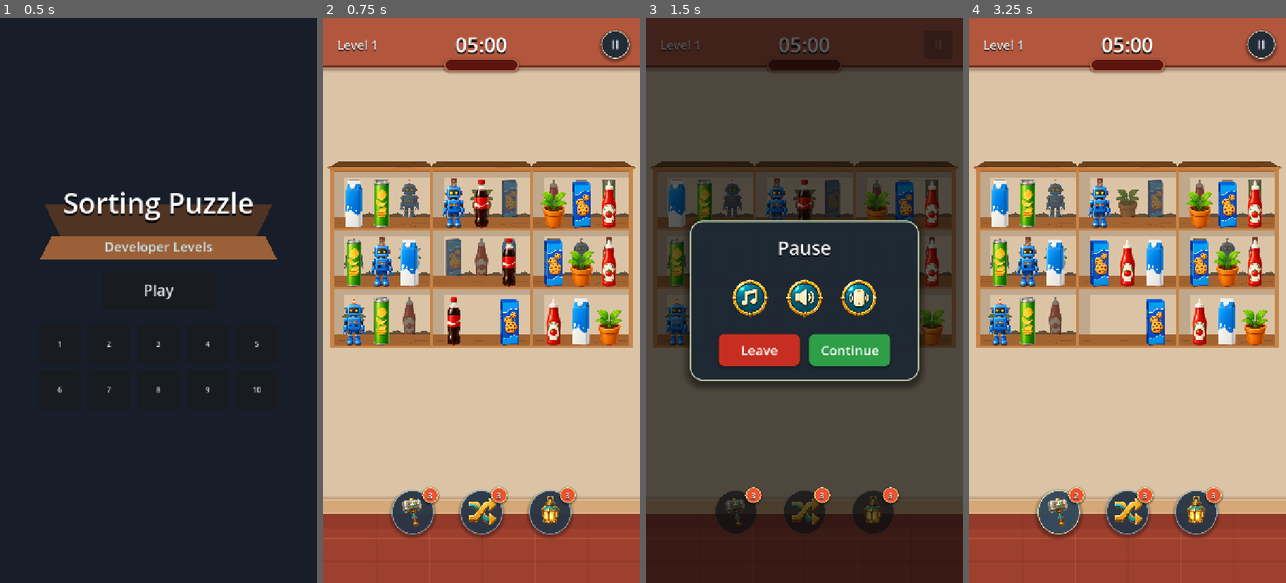
Above: before the commit, frames 1-4 (left to right).
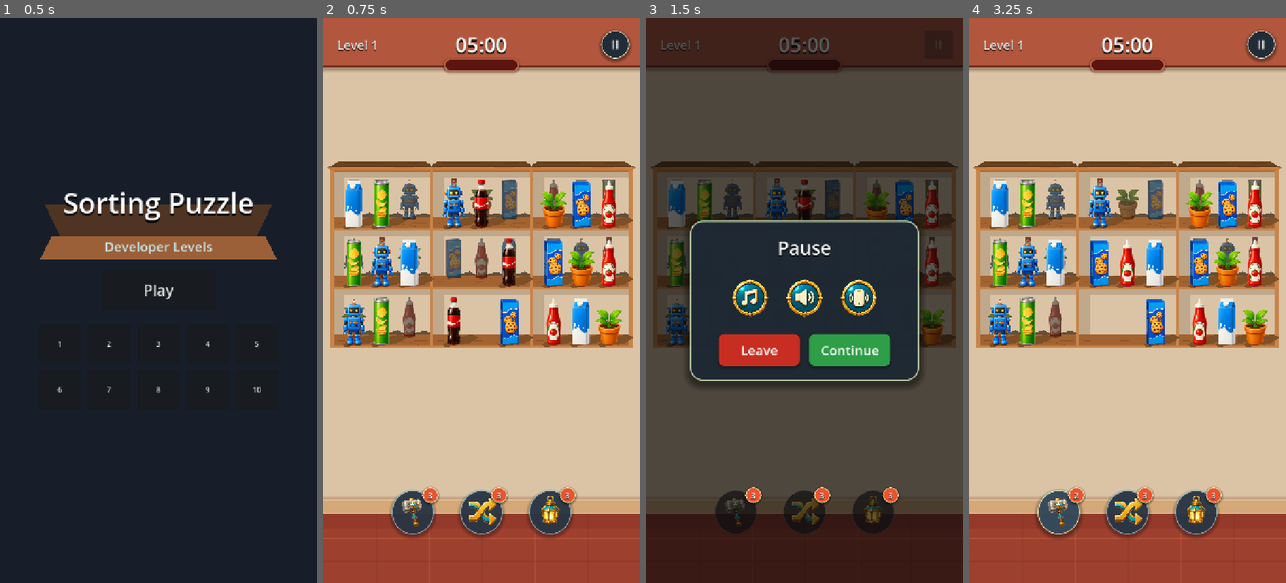
Above: after the commit, the same moments.

Repository: vladeque/sorting-puzzle
Game: Godot game, scene res://scenes/main_menu.tscn
Same seed, same stepped clock (60 frames per second), same inputs: the game is played once before the commit and once after it.
Inputs:
- Up to frame 1 (0.5 s): no input
- Up to frame 2 (0.75 s): click "Play" at 0.5 s
- Up to frame 3 (1.5 s): click "II" at 1.25 s
- Up to frame 4 (3.25 s): click "Continue" at 2 s; click "3" at 2.75 s

Frame 1 is identical in both runs. In frame 2, 1.6% of the frame differs, in the area x 6-98%, y 35-59%; in frame 3, less than 0.1%; in frame 4, 1.5%.

Commit message:
Adjust item layer z ordering

Diff:
--- a/scenes/item.tscn
+++ b/scenes/item.tscn
@@ -31,11 +31,11 @@
 size = Vector2(74, 112)
 
 [node name="Item" type="Area2D" unique_id=757671973]
-z_index = 6
+z_index = 10
 script = ExtResource("1_item_script")
 
 [node name="Shadow" type="Polygon2D" parent="." unique_id=1649807921]
-z_index = -3
+z_index = -4
 position = Vector2(6, 42)
 color = Color(0.5, 0.31, 0.15, 1)
 polygon = PackedVector2Array(-31, 8, -15, -2, 33, -15, 49, -7, 27, 5, -24, 13)
--- a/scripts/level.gd
+++ b/scripts/level.gd
@@ -1678,7 +1678,7 @@
 func _place_item_in_slot(item: ShelfItem, slot: Node2D, should_play_sound := false) -> void:
 	item.reparent(slot, true)
 	item.position = SLOT_ITEM_POSITION
-	item.z_index = 6
+	item.z_index = 10
 	_apply_item_visual_state(item)
 	if should_play_sound:
 		_play_item_place_sound()
@@ -1699,7 +1699,7 @@
 
 	var duration := maxf(item_move_duration_seconds, 0.0)
 	item.reparent(target_slot, true)
-	item.z_index = 9
+	item.z_index = 13
 	item.input_pickable = false
 	_mark_item_transitioning_by_id(item.get_instance_id())
 
@@ -1721,7 +1721,7 @@
 		return
 
 	item.position = SLOT_ITEM_POSITION
-	item.z_index = 6
+	item.z_index = 10
 	item.input_pickable = true
 	_unmark_item_transitioning_by_id(item.get_instance_id())
 
@@ -1970,7 +1970,7 @@
 		target_visual_scale /= shelf.back_layer_item_scale
 
 	item.reparent(front_slot, true)
-	item.z_index = 8
+	item.z_index = 12
 	item.input_pickable = false
 	_mark_item_transitioning_by_id(item.get_instance_id())
 
@@ -2041,7 +2041,7 @@
 		return
 
 	item.position = SLOT_ITEM_POSITION
-	item.z_index = 6
+	item.z_index = 10
 	item.modulate = Color.WHITE
 	item.visual_scale = float(entry.get("target_visual_scale", item.visual_scale))
 	item.input_pickable = true
--- a/scripts/shelf.gd
+++ b/scripts/shelf.gd
@@ -5,7 +5,7 @@
 const FIRST_BACK_LAYER_INDEX := 1
 
 @export var back_layer_offset := Vector2(0, -10)
-@export var back_layer_z_index := 4
+@export var back_layer_z_index := 7
 @export var back_layer_item_z_index := 0
 @export var back_layer_item_scale := 0.86
 @export var back_layer_item_modulate := Color(0.376, 0.376, 0.376, 0.706)
Not shown, changed: docs/PROJECT_MAP.md
Not shown, changed: docs/SCENES.md
Not shown, changed: docs/SCRIPTS.md
